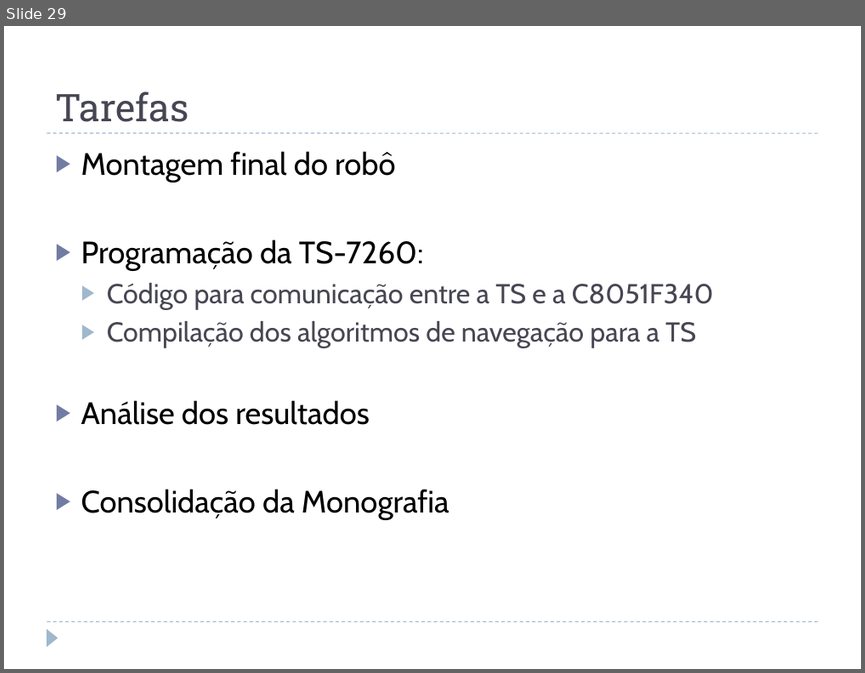
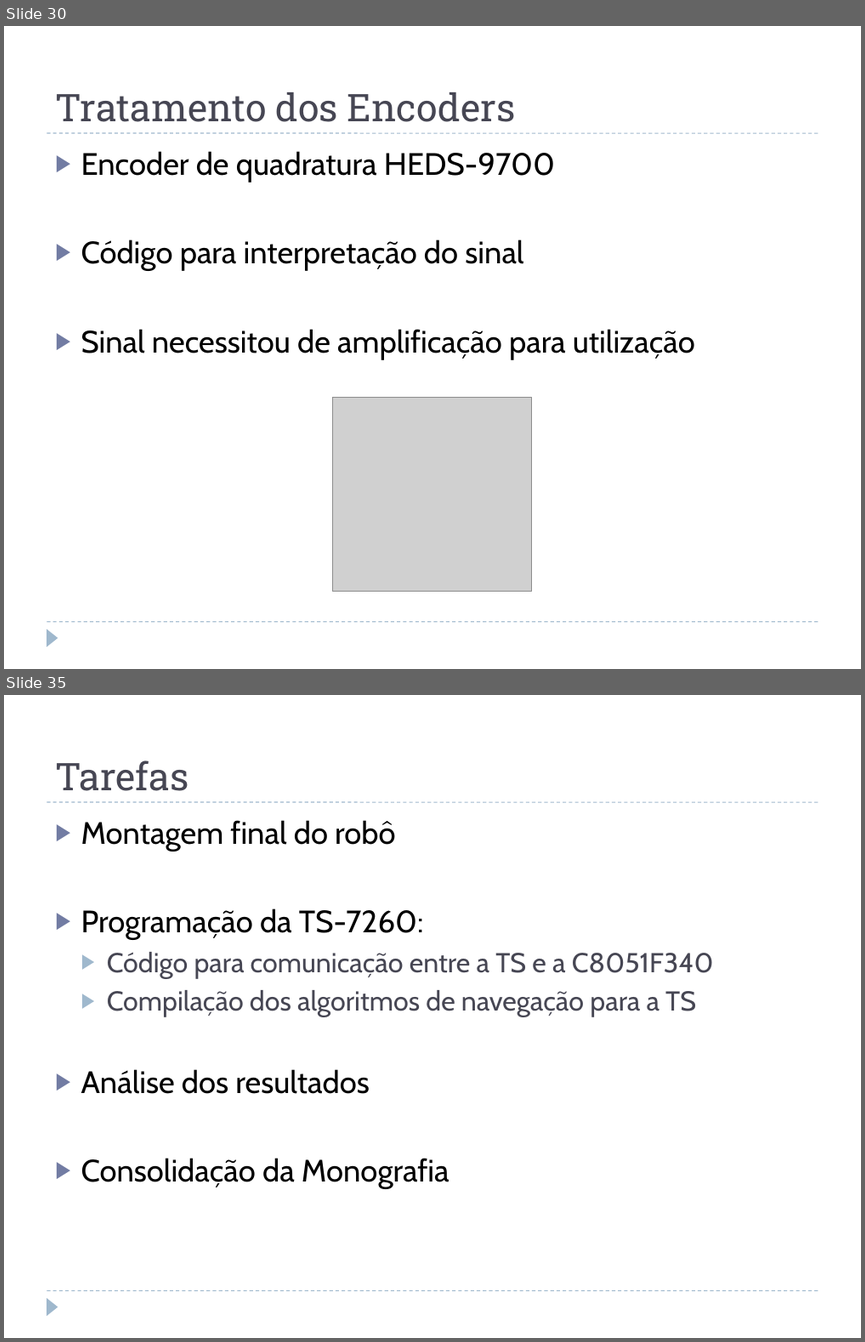
Before and after one commit to jcnborges/TCC, a slide deck: qualificacao.pptx. Shown one above the other, each under a label of ours: slide 29 before the commit, slides 30 and 35 after it; the slides between them are not shown. The pictures are 865x673 and 865x1342 pixels, drawn with LibreOffice and Linux fonts; fonts in the diff are those of the drawing; grey boxes stand for pictures. Boxes give left, top, right and bottom in pixels: in the first picture for what was removed or moved away, otherwise in the second. Text is boxed around its words. In the diff, an @@ line names an element or a change of style, - is before the commit and + after.

```diff
--- a/qualificacao.pptx
+++ b/qualificacao.pptx
@@ slide 30 added at (x1=4, y1=26, x2=861, y2=669), background #FFFFFF; not listed: 3 template elements that a slide beside it also shows @@
@@ title added at (x1=55, y1=92, x2=516, y2=122), 32 pt, text #464653 @@
+Tratamento dos Encoders
@@ text added at (x1=81, y1=151, x2=695, y2=359), 26 pt, text #000000 @@
+▶ Encoder de quadratura HEDS-9700
+▶ Código para interpretação do sinal
+▶ Sinal necessitou de amplificação para utilização
@@ picture added at (x1=332, y1=397, x2=532, y2=590) @@
@@ what was slide 29 is now slide 35 @@
```
Also in this commit, not shown: 4 slides changed, 5 other slides added.
